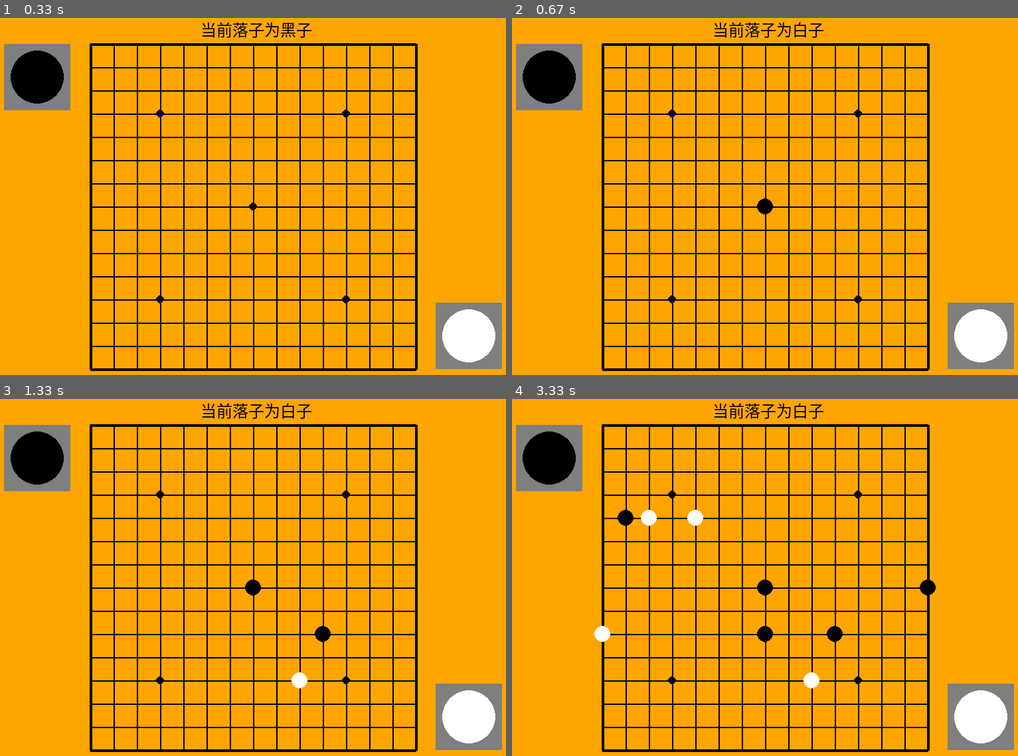
Above: before the commit, frames 1-4 (two rows, left to right).
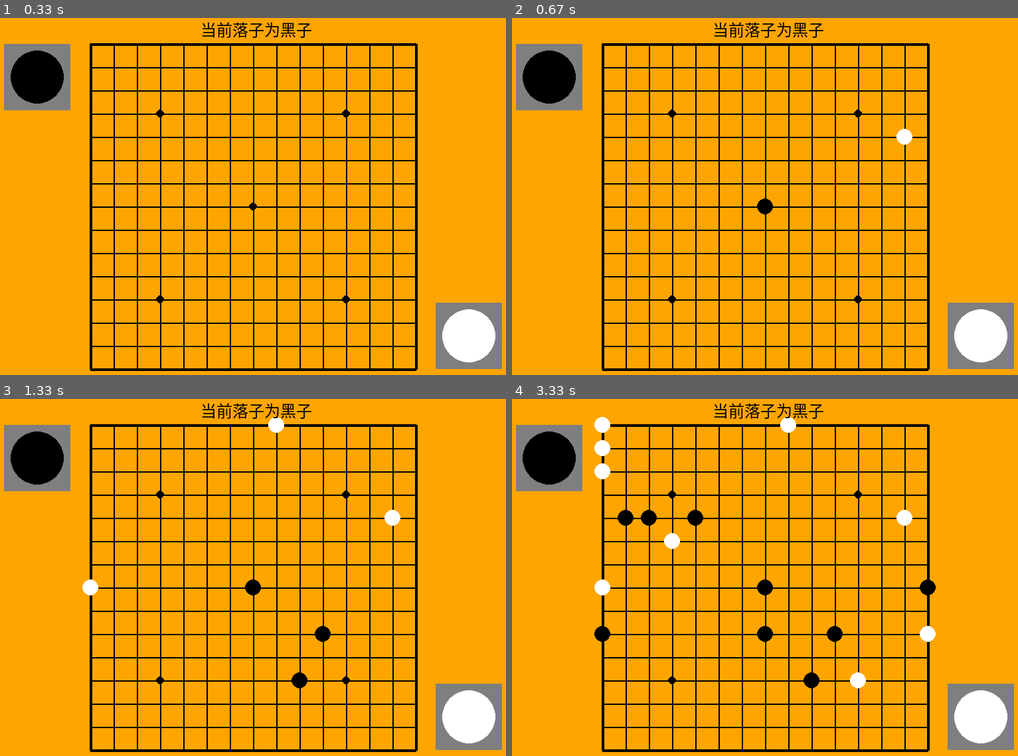
Above: after the commit, the same moments.

Repository: seancheng33/PygameProject
Game: pygame game, started from gobang/gobang.py
The game is run twice, just before and just after one commit, with the same random seed, the same clock (stepped at 60 frames per second) and the same inputs.
Inputs (mouse positions are in pixels of both pictures, inside the frame that each line leads up to):
- Up to frame 1 (0.33 s): no input
- Up to frame 2 (0.67 s): click (770, 207) at 0.38 s
- Up to frame 3 (1.33 s): click (308, 677) at 0.72 s; click (318, 620) at 1.05 s
- Up to frame 4 (3.33 s): click (643, 509) at 1.38 s; click (770, 638) at 1.72 s; click (694, 506) at 2.05 s; click (931, 577) at 2.38 s; click (598, 627) at 2.72 s; click (613, 509) at 3.05 s

Frame 1 is identical in both runs. In frame 2, 0.2% of the frame differs, in the area x 55-80%, y 1-36%; in frame 3, 0.5%; in frame 4, 1.5%, in the area x 16-84%, y 1-82%.

Commit message:
电脑下棋的AI算法雏形完成

Diff:
--- a/gobang/gobang.py
+++ b/gobang/gobang.py
@@ -23,8 +23,157 @@
 LINUXFONT = ''
 
 
-def ai_scan(chess_array, color):
-    pass
+def ai_scan(chess_array):
+    blackPoint = {}
+    whitePoint = {}
+
+    for x in range(ROW):
+        for y in range(COL):
+            defance = 0
+            attack = 0
+            # 如果当前不是空的，是有棋子的，就当前的坐标格不用做计算。
+            if chess_array[x][y] != None:
+                continue
+
+            # =====
+            if (y + 3) < COL and chess_array[x][y + 1] == 'black' and chess_array[x][y + 2] == 'black' and \
+                    chess_array[x][y + 3] == 'black':
+                defance += 1
+            elif (y + 2) < COL and chess_array[x][y + 1] == 'black' and chess_array[x][y + 2] == 'black':
+                defance += 1
+
+            if (y + 3) < COL and chess_array[x][y + 1] == 'white' and chess_array[x][y + 2] == 'white' and \
+                    chess_array[x][y + 3] == 'white':
+                attack += 1
+            elif (y + 2) < COL and chess_array[x][y + 1] == 'white' and chess_array[x][y + 2] == 'white':
+                attack += 1
+
+            if (y - 3) > 0 and chess_array[x][y - 1] == 'black' and chess_array[x][y - 2] == 'black' and \
+                    chess_array[x][y - 3] == 'black':
+                defance += 1
+            elif (y - 2) > 0 and chess_array[x][y - 1] == 'black' and chess_array[x][y - 2] == 'black':
+                defance += 1
+
+            if (y - 3) > 0 and chess_array[x][y - 1] == 'white' and chess_array[x][y - 2] == 'white' and \
+                    chess_array[x][y - 3] == 'white':
+                attack += 1
+            elif (y - 2) > 0 and chess_array[x][y - 1] == 'white' and chess_array[x][y - 2] == 'white':
+                attack += 1
+
+            # =====
+            if (x + 3) < ROW and chess_array[x + 1][y] == 'black' and chess_array[x + 2][y] == 'black' and \
+                    chess_array[x + 3][y] == 'black':
+                defance += 1
+            elif (x + 2) < ROW and chess_array[x + 1][y] == 'black' and chess_array[x + 2][y] == 'black':
+                defance += 1
+
+            if (x + 3) < ROW and chess_array[x + 1][y] == 'white' and chess_array[x + 2][y] == 'white' and \
+                    chess_array[x + 3][y] == 'white':
+                attack += 1
+            elif (x + 2) < ROW and chess_array[x + 1][y] == 'white' and chess_array[x + 2][y] == 'white':
+                attack += 1
+
+            if (x - 3) > 0 and chess_array[x - 1][y] == 'black' and chess_array[x - 2][y] == 'black' and \
+                    chess_array[x - 3][y] == 'black':
+                defance += 1
+            elif (x - 2) > 0 and chess_array[x - 1][y] == 'black' and chess_array[x - 2][y] == 'black':
+                defance += 1
+
+            if (x - 3) > 0 and chess_array[x - 1][y] == 'white' and chess_array[x - 2][y] == 'white' and \
+                    chess_array[x - 3][y] == 'white':
+                attack += 1
+            elif (x - 2) > 0 and chess_array[x - 1][y] == 'white' and chess_array[x - 2][y] == 'white':
+                attack += 1
+
+            # =====
+            if (y + 3) < COL and (x + 3) < ROW and chess_array[x + 1][y + 1] == 'black' and \
+                    chess_array[x + 2][y + 2] == 'black' and chess_array[x + 3][y + 3] == 'black':
+                defance += 1
+            elif (y + 2) < COL and (x + 2) < ROW and chess_array[x + 1][y + 1] == 'black' and \
+                    chess_array[x + 2][y + 2] == 'black':
+                defance += 1
+
+            if (y + 3) < COL and (x + 3) < ROW and chess_array[x + 1][y + 1] == 'white' and \
+                    chess_array[x + 2][y + 2] == 'white' and chess_array[x + 3][y + 3] == 'white':
+                attack += 1
+            elif (y + 2) < COL and (x + 2) < ROW and chess_array[x + 1][y + 1] == 'white' and \
+                    chess_array[x + 2][y + 2] == 'white':
+                attack += 1
+
+            if (y - 3) > 0 and (x - 3) > 0 and chess_array[x - 1][y - 1] == 'black' and \
+                    chess_array[x - 2][y - 2] == 'black' and chess_array[x - 3][y - 3] == 'black':
+                defance += 1
+            elif (y - 2) > 0 and (x - 2) > 0 and chess_array[x - 1][y - 1] == 'black' and \
+                    chess_array[x - 2][y - 2] == 'black':
+                defance += 1
+
+            if (y - 3) > 0 and (x - 3) > 0 and chess_array[x - 1][y - 1] == 'white' and \
+                    chess_array[x - 2][y - 2] == 'white' and chess_array[x - 3][y - 3] == 'white':
+                attack += 1
+            elif (y - 2) > 0 and (x - 2) > 0 and chess_array[x - 1][y - 1] == 'white' and \
+                    chess_array[x - 2][y - 2] == 'white':
+                attack += 1
+
+            # =====
+            if (y - 3) > 0 and (x + 3) < ROW and chess_array[x + 1][y - 1] == 'black' and \
+                    chess_array[x + 2][y - 2] == 'black' and chess_array[x + 3][y - 3] == 'black':
+                defance += 1
+            elif (y - 2) > 0 and (x + 2) < ROW and chess_array[x + 1][y - 1] == 'black' and \
+                    chess_array[x + 2][y - 2] == 'black':
+                defance += 1
+
+            if (y - 3) > 0 and (x + 3) < ROW and chess_array[x + 1][y - 1] == 'white' and \
+                    chess_array[x + 2][y - 2] == 'white' and chess_array[x + 3][y - 3] == 'white':
+                attack += 1
+            elif (y - 2) > 0 and (x + 2) < ROW and chess_array[x + 1][y - 1] == 'white' and \
+                    chess_array[x + 2][y - 2] == 'white':
+                attack += 1
+
+            if (y + 3) < COL and (x - 3) > 0 and chess_array[x - 1][y + 1] == 'black' and \
+                    chess_array[x - 2][y + 2] == 'black' and chess_array[x - 3][y - 3] == 'black':
+                defance += 1
+            elif (y + 2) < COL and (x - 2) > 0 and chess_array[x - 1][y + 1] == 'black' and \
+                    chess_array[x - 2][y + 2] == 'black':
+                defance += 1
+
+            if (y + 3) < COL and (x - 3) > 0 and chess_array[x - 1][y + 1] == 'white' and \
+                    chess_array[x - 2][y + 2] == 'white' and chess_array[x - 3][y + 3] == 'white':
+                attack += 1
+            elif (y + 2) < COL and (x - 2) > 0 and chess_array[x - 1][y + 1] == 'white' and \
+                    chess_array[x - 2][y + 2] == 'white':
+                attack += 1
+
+            if defance not in blackPoint.keys():
+                blackPoint[defance] = []
+            blackPoint[defance].append((x, y))
+
+            if attack not in whitePoint.keys():
+                whitePoint[attack] = []
+            whitePoint[attack].append((x, y))
+
+    maxBlack = 0
+    maxWhite = 0
+    for i in blackPoint.keys():
+        if i > maxBlack:
+            maxBlack = i
+
+    for i in whitePoint.keys():
+        if i > maxWhite:
+            maxWhite = i
+
+    x, y = 0,0
+    if maxBlack > maxWhite:
+        if len(blackPoint[maxBlack]) == 1:
+            x, y = blackPoint[maxBlack]
+        else:
+            x,y = random.choice(blackPoint[maxBlack])
+    else:
+        if len(whitePoint[maxWhite]) == 1:
+            x, y = whitePoint[maxWhite]
+        else:
+            x, y = random.choice(whitePoint[maxWhite])
+
+    return x, y
 
 
 def draw_chess(screen, chess_color, posx, posy):
@@ -65,33 +214,32 @@
     pygame.draw.circle(screen, WHITE, (720, 495), 40)
 
 
-def game_win(chess_array, color):
-    # 先获取目前下的棋子位置，然后再判断四个可能有连成一线的方向，如果有一个方向达成5颗棋子或以上的目标，就报游戏胜利。
-    chess = color
-
+def game_win(chess_array, chessColor):
     # 方向横(-)的检查
     for x in range(ROW):
         for y in range(COL - 4):
-            if chess_array[x][y] == chess and chess_array[x][y + 1] == chess and chess_array[x][y + 2] == chess and \
-                    chess_array[x][y + 3] == chess and chess_array[x][y + 4] == chess:
+            if chess_array[x][y] == chessColor and chess_array[x][y + 1] == chessColor and chess_array[x][y + 2] == \
+                    chessColor and chess_array[x][y + 3] == chessColor and chess_array[x][y + 4] == chessColor:
                 return True
     # 方向竖(-)的检查
     for x in range(ROW - 4):
         for y in range(COL):
-            if chess_array[x][y] == chess and chess_array[x + 1][y] == chess and chess_array[x + 2][y] == chess and \
-                    chess_array[x + 3][y] == chess and chess_array[x + 4][y] == chess:
+            if chess_array[x][y] == chessColor and chess_array[x + 1][y] == chessColor and chess_array[x + 2][y] == \
+                    chessColor and chess_array[x + 3][y] == chessColor and chess_array[x + 4][y] == chessColor:
                 return True
     # 方向斜(/)的检查
     for x in range(ROW - 4):
-        for y in range(4,COL):
-            if chess_array[x][y] == chess and chess_array[x + 1][y - 1] == chess and chess_array[x + 2][y - 2] == chess and \
-                    chess_array[x + 3][y - 3] == chess and chess_array[x + 4][y - 4] == chess:
+        for y in range(4, COL):
+            if chess_array[x][y] == chessColor and chess_array[x + 1][y - 1] == chessColor and \
+                    chess_array[x + 2][y - 2] == chessColor and chess_array[x + 3][y - 3] == chessColor and \
+                    chess_array[x + 4][y - 4] == chessColor:
                 return True
     # 方向斜(\)的检查
     for x in range(ROW - 4):
         for y in range(COL - 4):
-            if chess_array[x][y] == chess and chess_array[x + 1][y + 1] == chess and chess_array[x + 2][y + 2] == chess and \
-                    chess_array[x + 3][y + 3] == chess and chess_array[x + 4][y + 4] == chess:
+            if chess_array[x][y] == chessColor and chess_array[x + 1][y + 1] == chessColor and \
+                    chess_array[x + 2][y + 2] == chessColor and chess_array[x + 3][y + 3] == chessColor and \
+                    chess_array[x + 4][y + 4] == chessColor:
                 return True
 
     return False
@@ -152,22 +300,22 @@
                             win_str = '黑子 胜!'
                             iswin = True
                         isblack = False
-                    else:
-                        # 设定白子在数组中的数值为2
-                        chess_array[row][col] = 'white'
-                        if game_win(chess_array, 'white'):
-                            win_str = '白子 胜!'
-                            iswin = True
-                        isblack = True
-
-        # if not iswin and not isblack:
-        #     x, y = ai_scan(chess_array, 'white')
-        #     # 设定白子在数组中的数值为2
-        #     chess_array[x][y] = 'white'
-        #     if game_win(chess_array, 'white'):
-        #         win_str = '白子 胜!'
-        #         iswin = True
-        #     isblack = True
+                    # else:
+                    #     # 设定白子在数组中的数值为2
+                    #     chess_array[row][col] = 'white'
+                    #     if game_win(chess_array, 'white'):
+                    #         win_str = '白子 胜!'
+                    #         iswin = True
+                    #     isblack = True
+
+        if not iswin and not isblack:
+            x, y = ai_scan(chess_array)
+            # 设定白子在数组中的数值为2
+            chess_array[x][y] = 'white'
+            if game_win(chess_array, 'white'):
+                win_str = '白子 胜!'
+                iswin = True
+            isblack = True
 
         # 如果游戏胜利，就显示胜利的画面
         if iswin:
